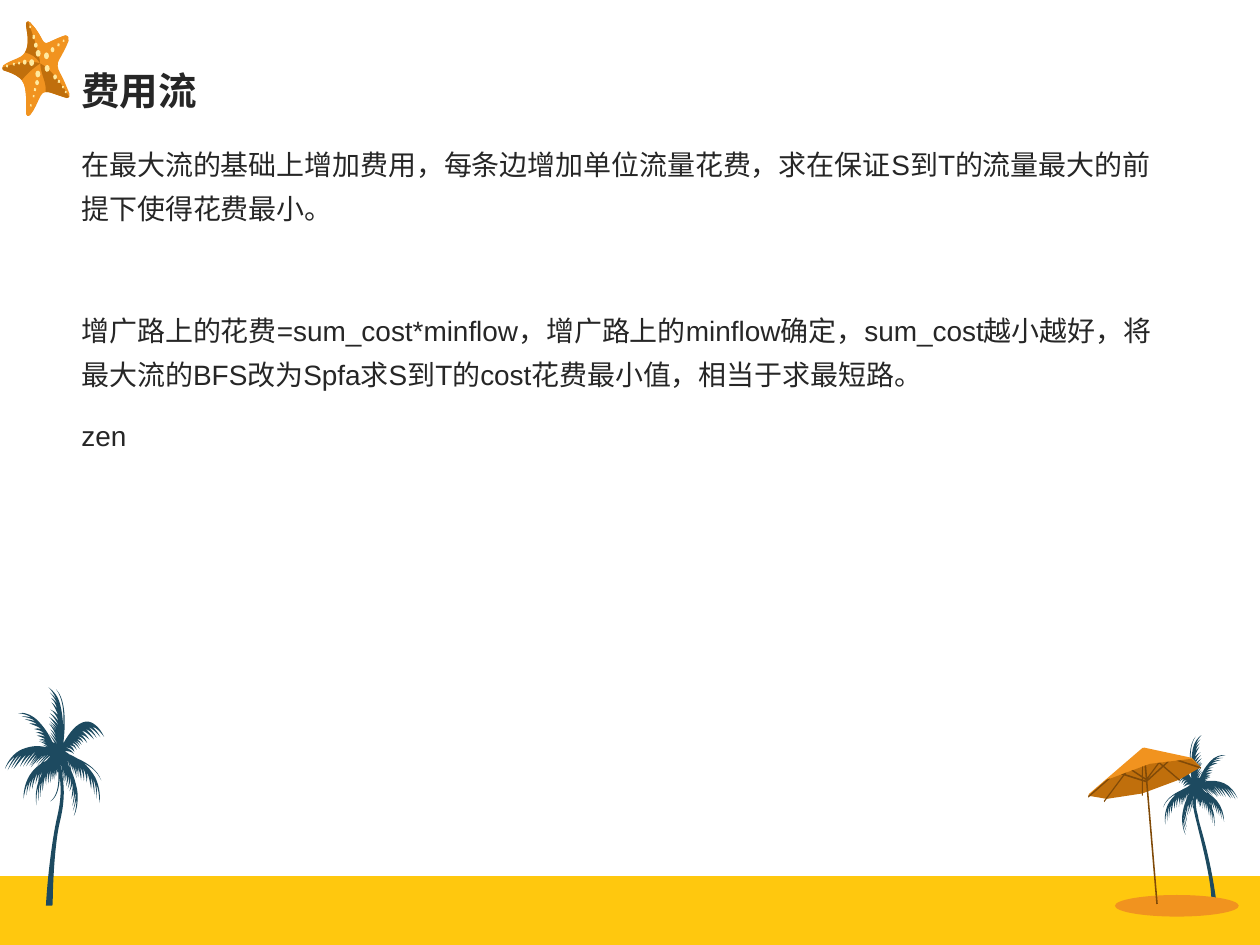
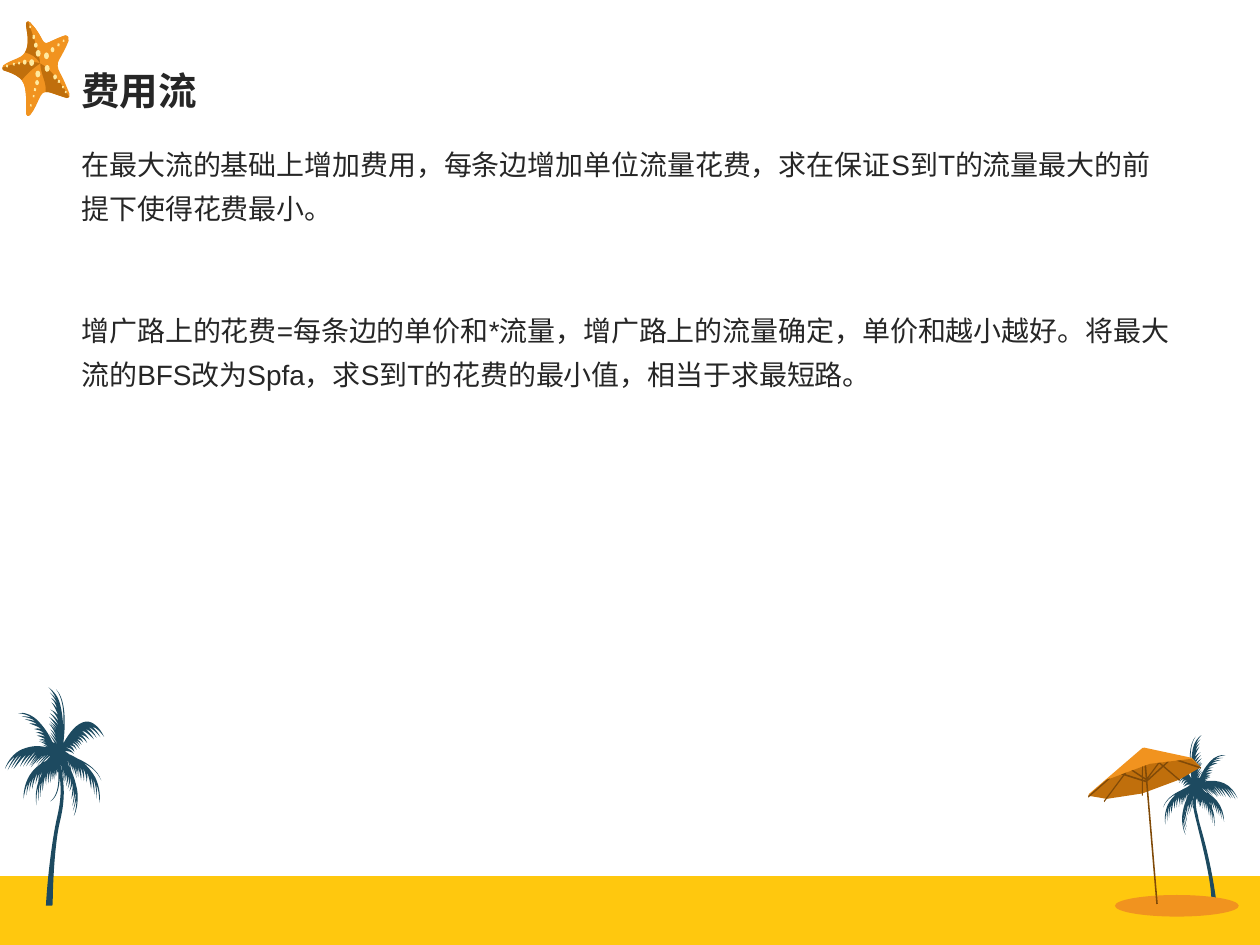
Before and after one commit to Sanzo00/ACM, a slide deck: slide 15 of report/最大流+费用流.ppt (slide 14 before the commit). Drawn at 1260x945 pixels with LibreOffice and Linux fonts; fonts in the diff are those of the drawing. Boxes give left, top, right and bottom in pixels: in the first picture for what was removed or moved away, otherwise in the second. Text is boxed around its words. In the diff, an @@ line names an element or a change of style, - is before the commit and + after.

```diff
--- a/report/最大流+费用流.ppt
+++ b/report/最大流+费用流.ppt
@@ text at bbox=[81, 317, 1169, 391]: text changed @@
-增广路上的花费=sum_cost*minflow，增广路上的minflow确定，sum_cost越小越好，将最大流的BFS改为Spfa求S到T的cost花费最小值，相当于求最短路。
-zen
+增广路上的花费=每条边的单价和*流量，增广路上的流量确定，单价和越小越好。将最大流的BFS改为Spfa，求S到T的花费的最小值，相当于求最短路。
```
Also in this commit, not shown: 5 other slides changed, 1 slide added.
